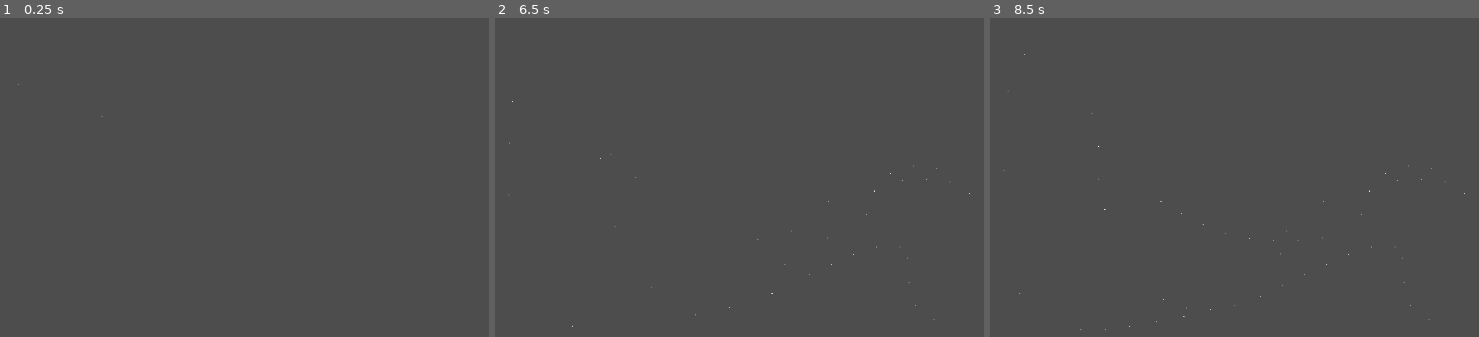
Above: before the commit, frames 1-3 (left to right).
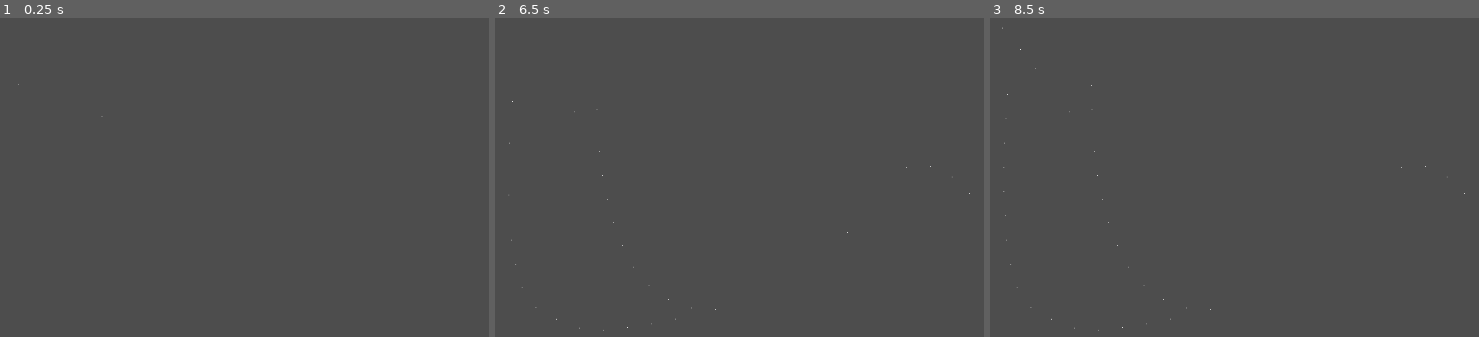
Above: after the commit, the same moments.

Repository: WinnerWind/omov-game
Game: Godot game, scene res://scenes/main.tscn
Two runs of this game, one before a commit and one after it. Both use one fixed random seed, a clock stepped at 60 frames per second and the inputs below.
Inputs:
- Up to frame 1 (0.25 s): no input
- Up to frame 2 (6.5 s): tap Enter at 0.5, 2, 4.25 s; tap Space at 1.25, 2.75 s
- Up to frame 3 (8.5 s): tap Space at 8 s

Frame 1 is identical in both runs. In frame 2, less than 0.1% of the frame differs, in the area x 3-94%, y 28-99%; in frame 3, less than 0.1%, in the area x 2-94%, y 2-99%.

Commit message:
Use area2d for detecting car collisions

Diff:
--- a/scenes/prefabs/car.tscn
+++ b/scenes/prefabs/car.tscn
@@ -12,7 +12,7 @@
 
 [sub_resource type="RectangleShape2D" id="RectangleShape2D_1d5yk"]
 
-[node name="Car" type="Path2D" node_paths=PackedStringArray("sprite", "collision_object", "path_follow", "raycast")]
+[node name="Car" type="Path2D" node_paths=PackedStringArray("sprite", "detector_collision_object", "path_follow", "raycast")]
 curve = SubResource("Curve2D_0wfyh")
 script = ExtResource("1_1d5yk")
 speed = 300.0
@@ -20,7 +20,7 @@
 texture = SubResource("CanvasTexture_pg773")
 collision_shape = SubResource("RectangleShape2D_1d5yk")
 sprite = NodePath("PathFollow2D/Car/Sprite")
-collision_object = NodePath("PathFollow2D/Car/Collider")
+detector_collision_object = NodePath("PathFollow2D/Car/Collision Detector/CollisionShape2D")
 path_follow = NodePath("PathFollow2D")
 raycast = NodePath("PathFollow2D/Car/Raycast")
 
@@ -34,8 +34,13 @@
 [node name="Sprite" type="Sprite2D" parent="PathFollow2D/Car"]
 texture = SubResource("CanvasTexture_pg773")
 
-[node name="Collider" type="CollisionShape2D" parent="PathFollow2D/Car"]
+[node name="Raycast" type="RayCast2D" parent="PathFollow2D/Car"]
+target_position = Vector2(30, 0)
+collide_with_areas = true
+
+[node name="Collision Detector" type="Area2D" parent="PathFollow2D/Car"]
+
+[node name="CollisionShape2D" type="CollisionShape2D" parent="PathFollow2D/Car/Collision Detector"]
 shape = SubResource("RectangleShape2D_1d5yk")
 
-[node name="Raycast" type="RayCast2D" parent="PathFollow2D/Car"]
-target_position = Vector2(30, 0)
+[connection signal="area_entered" from="PathFollow2D/Car/Collision Detector" to="." method="_on_collision_detector_area_entered"]
--- a/scripts/car2d.gd
+++ b/scripts/car2d.gd
@@ -19,7 +19,7 @@
 @export_tool_button("Reload All Visuals") var reload_visuals_script:Callable = set_variables
 @export_group("Nodes")
 @export var sprite:Sprite2D
-@export var collision_object:CollisionShape2D
+@export var detector_collision_object:CollisionShape2D
 @export var path_follow:PathFollow2D
 @export var raycast:RayCast2D
 
@@ -33,7 +33,14 @@
 func set_variables():
 	if sprite and texture:
 		sprite.texture = texture
-	if collision_object and collision_shape:
-		collision_object.shape = collision_shape
 	if raycast:
 		raycast.target_position.x = raycast_distance
+	if detector_collision_object and collision_shape:
+		detector_collision_object.shape = collision_shape
+
+func _on_collision_detector_area_entered(area: Area2D) -> void:
+	print("Collision!")
+	print(area.owner)
+	print(self)
+	area.owner.queue_free()
+	self.queue_free()
